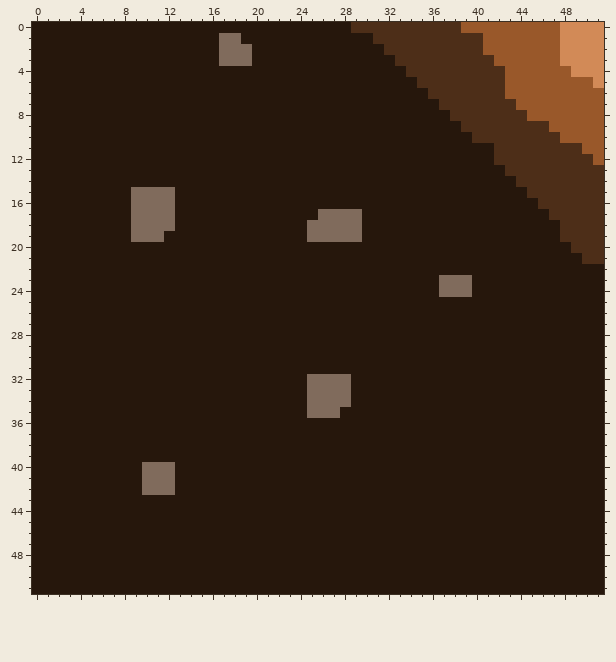
Pixel-art sprite: Assets/Animation/Sprites/Tiles/groundtile6.png. Above, as it was before the edit.
The file is 52x52 pixels.
After:
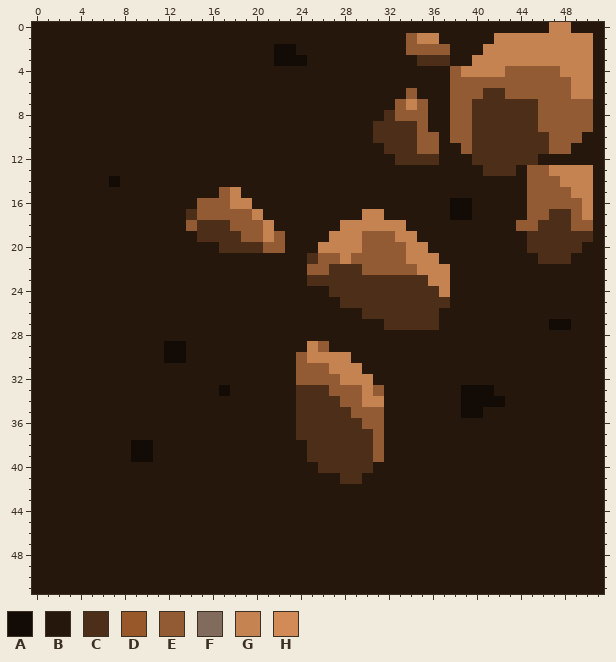
Palette (. is transparent): A #130b05  B #26170c  C #4d2e18  D #99582a  E #935b33  F #806b5c  G #c68352  H #d28a57
From old to new:
y 0: x 29..51 CCCCCCCCCCDDDDDDDDDHHHH -> BBBBBBBBBBBBBBBBBBGGBBB
y 1: x 17..18 FF -> BB; x 31..51 CCCCCCCCCCDDDDDDDHHHH -> BBBEGGBBBBBGGGGGGGGGB
y 2: x 17..19 FFF -> BBB; x 22..23 BB -> AA; x 32..51 CCCCCCCCCDDDDDDDHHHH -> BBEEEEBBBGGGGGGGGGGB
y 3: x 17..19 FFF -> BBB; x 22..24 BBB -> AAA; x 33..34 CC -> BB; x 38..51 CCCCDDDDDDHHHH -> BBGGGGGGGGGGGB
y 4: x 34..51 CCCCCCCCCDDDDDDHHH -> BBBBEGGGGEEEEEGGGB
y 5: x 35..51 CCCCCCCCDDDDDDDDH -> BBBEEEEEEEEEEEGGB
y 6: x 34 B -> E; x 36..40 CCCCC -> BBEEE; x 43..51 DDDDDDDDD -> EEEEEEGGB
y 7: x 33..35 BBB -> EGE; x 37..39 CCC -> BEE; x 44..51 DDDDDDDD -> CCEEEEEB
y 8: x 32..35 BBBB -> CEEE; x 38..39 CC -> EE; x 45..51 DDDDDDD -> CEEEEEB
y 9: x 31..35 BBBBB -> CCCCE; x 38..39 BC -> EE; x 46..51 CDDDDD -> EEEEEB
y 10: x 31..36 BBBBBB -> CCCCEE; x 38..39 BB -> EE; x 47..51 CDDDD -> EEEBB
y 11: x 32..36 BBBBB -> CCCEE; x 39..41 BBB -> ECC; x 47..51 CCCDD -> EEBBB
y 12: x 33..36 BBBB -> CCCC; x 40..41 BB -> CC; x 46..51 CCCCCD -> BBBBBB
y 13: x 41..42 BB -> CC; x 44..51 CCCCCCCC -> BEEGGGGB
y 14: x 7 B -> A; x 44..51 CCCCCCCC -> BEEEGGGB
y 15: x 9..12 FFFF -> BBBB; x 17..18 BB -> EG; x 45..51 CCCCCCC -> EEEEGGB
y 16: x 9..12 FFFF -> BBBB; x 15..19 BBBBB -> EEEGG; x 38..39 BB -> AA; x 45..51 BCCCCCC -> EEEEEGB
y 17: x 9..12 FFFF -> BBBB; x 14..20 BBBBBBB -> CEEEEEG; x 26..31 FFFFBB -> BBBBGG; x 38..39 BB -> AA; x 45..46 BB -> EE; x 49..51 CCC -> EGB
y 18: x 9..12 FFFF -> BBBB; x 14..21 BBBBBBBB -> ECCCEEEG; x 25..33 FFFFFBBBB -> BBBGGGGGG; x 44..47 BBBB -> EECC; x 49..51 CCC -> EEB
y 19: x 9..11 FFF -> BBB; x 15..22 BBBBBBBB -> CCCCEEGE; x 25..34 FFFFFBBBBB -> BBGGGEEEGG; x 45..47 BBB -> CCC; x 51 C -> B
y 20: x 17..22 BBBBBB -> CCCCEE; x 26..35 BBBBBBBBBB -> GGGGEEEEGG; x 45..48 BBBB -> CCCC; x 50..51 CC -> BB
y 21: x 25..36 BBBBBBBBBBBB -> CEEGEEEEEGGG; x 46..48 BBB -> CCC; x 50..51 CC -> BB
y 22: x 25..37 BBBBBBBBBBBBB -> EECCCEEEEEGGG
y 23: x 25..39 BBBBBBBBBBBBFFF -> CCCCCCCCCCCGGBB
y 24: x 27..39 BBBBBBBBBBFFF -> CCCCCCCCCCGBB
y 25: x 28..37 BBBBBBBBBB -> CCCCCCCCCC
y 26: x 30..36 BBBBBBB -> CCCCCCC
y 27: x 32..36 BBBBB -> CCCCC; x 47..48 BB -> AA
y 29: x 12..13 BB -> AA; x 25..26 BB -> GE
y 30: x 12..13 BB -> AA; x 24..28 BBBBB -> EGGGG
y 31: x 24..29 BBBBBB -> EEEGGG
y 32: x 24..30 BFFFFBB -> EEEEGGG
y 33: x 17 B -> A; x 24..31 BFFFFBBB -> CCCEEEGE; x 39..41 BBB -> AAA
y 34: x 24..31 BFFFFBBB -> CCCCEEGG; x 39..42 BBBB -> AAAA
y 35: x 24..31 BFFFBBBB -> CCCCCEEE; x 39..40 BB -> AA
y 36: x 24..31 BBBBBBBB -> CCCCCCEE
y 37: x 24..31 BBBBBBBB -> CCCCCCCE
y 38..39: x 9..10 BB -> AA; x 25..31 BBBBBBB -> CCCCCCE
y 40: x 10..12 FFF -> BBB; x 26..30 BBBBB -> CCCCC
y 41: x 10..12 FFF -> BBB; x 28..29 BB -> CC
y 42: x 10..12 FFF -> BBB
Boxes around the changes in both pictures, in picture pixels (x1, y1, x2, y2):
changed: (109, 22, 604, 495)
